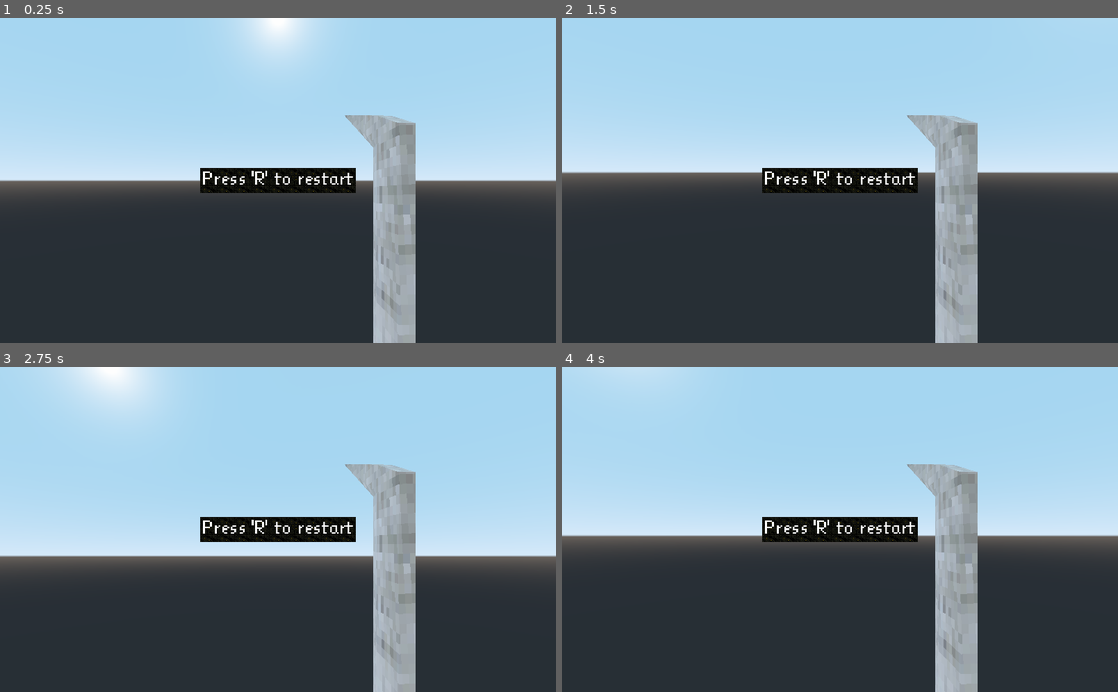
Above: before the commit, frames 1-4 (two rows, left to right).
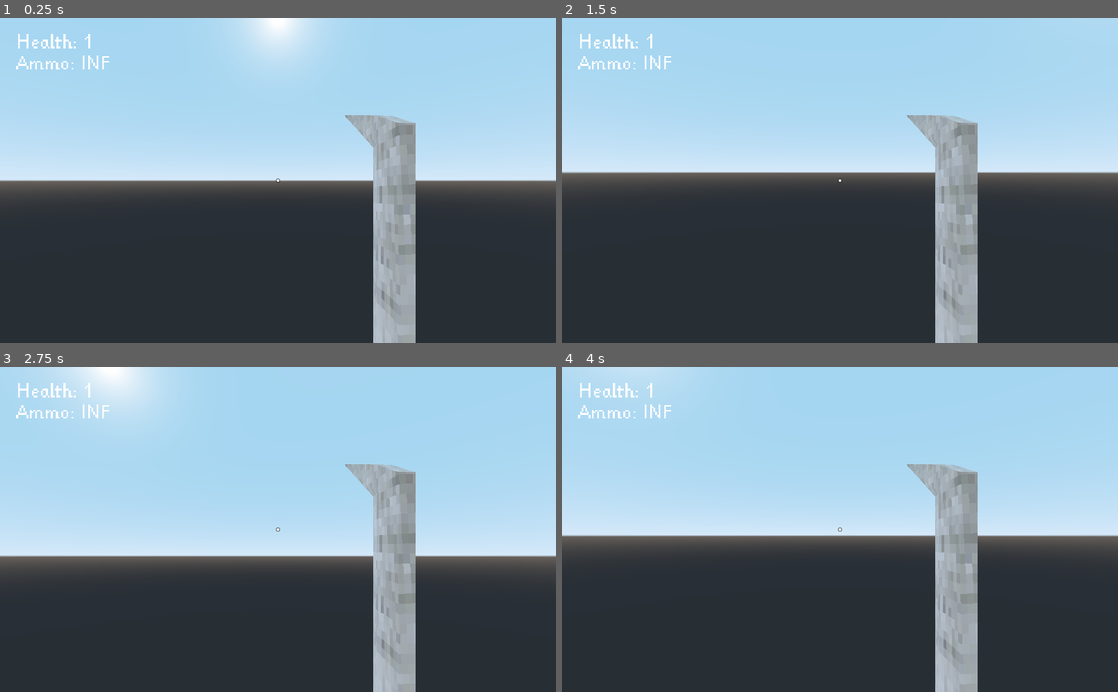
Above: after the commit, the same moments.

Repository: mc-carthy/gdRetroFps
Game: Godot game, scene res://src/Characters/Player/Player.tscn
The game is run twice, just before and just after one commit, with the same random seed, the same clock (stepped at 60 frames per second) and the same inputs. This scene is started directly instead of the project's main scene.
Inputs (mouse positions are in pixels of both pictures, inside the frame that each line leads up to):
- Up to frame 1 (0.25 s): no input
- Up to frame 2 (1.5 s): tap R (restart) at 0.5, 1.25 s; move the mouse to (867, 180) at 0.52 s; press the mouse at (867, 180) at 0.53 s; hold W (move_forward) from 0.53 s (still down); tap Space (jump) at 0.77 s; move the mouse to (812, 180) at 1.27 s; release the mouse at (812, 180) at 1.28 s; tap 1 at 1.35 s
- Up to frame 3 (2.75 s): keep holding W (move_forward); tap Space (jump) at 1.52 s; tap R (restart) at 2 s; move the mouse to (289, 523) at 2.02 s; tap 2 at 2.1 s
- Up to frame 4 (4 s): keep holding W (move_forward); tap R (restart) at 2.75, 3.5 s; move the mouse to (834, 536) at 2.77 s; tap 3 at 2.85 s; tap Space (jump) at 3.02, 3.77 s; move the mouse to (878, 532) at 3.52 s; tap 4 at 3.6 s

The runs differ from the first frame. In frame 1, 2.5% of the frame differs, in the area x 2-64%, y 4-54%; in frame 2, 2.5%; in frame 3, 2.5%; in frame 4, 2.5%.

Commit message:
Wire up stats bar to show ammo/health

Diff:
--- a/src/Characters/Player/Player.tscn
+++ b/src/Characters/Player/Player.tscn
@@ -22,7 +22,8 @@
 [ext_resource path="res://assets/weapons/imports/crosshairs/crosshair066.png" type="Texture" id=20]
 [ext_resource path="res://src/Characters/Player/PickupController.gd" type="Script" id=21]
 [ext_resource path="res://assets/ui/crypt_domino_1b.png" type="Texture" id=22]
-[ext_resource path="res://assets/ui/KLEINTEN.ttf" type="DynamicFontData" id=23]
+[ext_resource path="res://src/UI/kleintenFont32.tres" type="DynamicFont" id=23]
+[ext_resource path="res://src/Characters/Player/Stats.gd" type="Script" id=24]
 
 [sub_resource type="CapsuleShape" id=1]
 radius = 0.5
@@ -254,10 +255,6 @@
 [sub_resource type="CapsuleShape" id=14]
 radius = 0.75
 height = 0.5
-
-[sub_resource type="DynamicFont" id=15]
-size = 32
-font_data = ExtResource( 23 )
 
 [node name="Player" type="KinematicBody"]
 collision_layer = 2
@@ -505,6 +502,7 @@
 [node name="CanvasLayer" type="CanvasLayer" parent="."]
 
 [node name="RestartMessage" type="Label" parent="CanvasLayer"]
+visible = false
 anchor_left = 0.5
 anchor_top = 0.5
 anchor_right = 0.5
@@ -513,7 +511,7 @@
 margin_top = -18.0
 margin_right = 138.0
 margin_bottom = 18.0
-custom_fonts/font = SubResource( 15 )
+custom_fonts/font = ExtResource( 23 )
 text = "Press 'R' to restart"
 __meta__ = {
 "_edit_use_anchors_": false
@@ -534,7 +532,22 @@
 __meta__ = {
 "_edit_use_anchors_": false
 }
+
+[node name="Stats" type="Label" parent="CanvasLayer"]
+margin_left = 30.0
+margin_top = 30.0
+margin_right = 171.377
+margin_bottom = 102.541
+custom_fonts/font = ExtResource( 23 )
+text = "Health: 0
+Ammo: 0"
+script = ExtResource( 24 )
+__meta__ = {
+"_edit_use_anchors_": false
+}
+[connection signal="ammo_changed" from="Camera/WeaponController" to="CanvasLayer/Stats" method="update_ammo"]
 [connection signal="fired" from="Camera/WeaponController/Weapons/Shotgun" to="Camera/WeaponController/Weapons/Shotgun/Graphics/Muzzleflash" method="start_flash"]
 [connection signal="fired" from="Camera/WeaponController/Weapons/MachineGun" to="Camera/WeaponController/Weapons/MachineGun/Graphics/MuzzleFlash" method="start_flash"]
 [connection signal="fired" from="Camera/WeaponController/Weapons/RocketLauncher" to="Camera/WeaponController/Weapons/RocketLauncher/Graphics/MuzzleFlash" method="start_flash"]
 [connection signal="dead" from="HealthController" to="CanvasLayer/RestartMessage" method="show"]
+[connection signal="health_changed" from="HealthController" to="CanvasLayer/Stats" method="update_health"]
--- /dev/null
+++ b/src/Characters/Player/Stats.gd
@@ -0,0 +1,16 @@
+extends Label
+
+var ammo: int = 0
+var health: int = 0
+
+func update_ammo(value: int) -> void:
+	ammo = value
+	update_display()
+
+func update_health(value: int) -> void:
+	health = value
+	update_display()
+
+func update_display() -> void:
+	var ammoStr: String = str(ammo) if ammo >= 0 else 'INF'
+	text = "Health: " + str(health) + "\nAmmo: " + ammoStr
